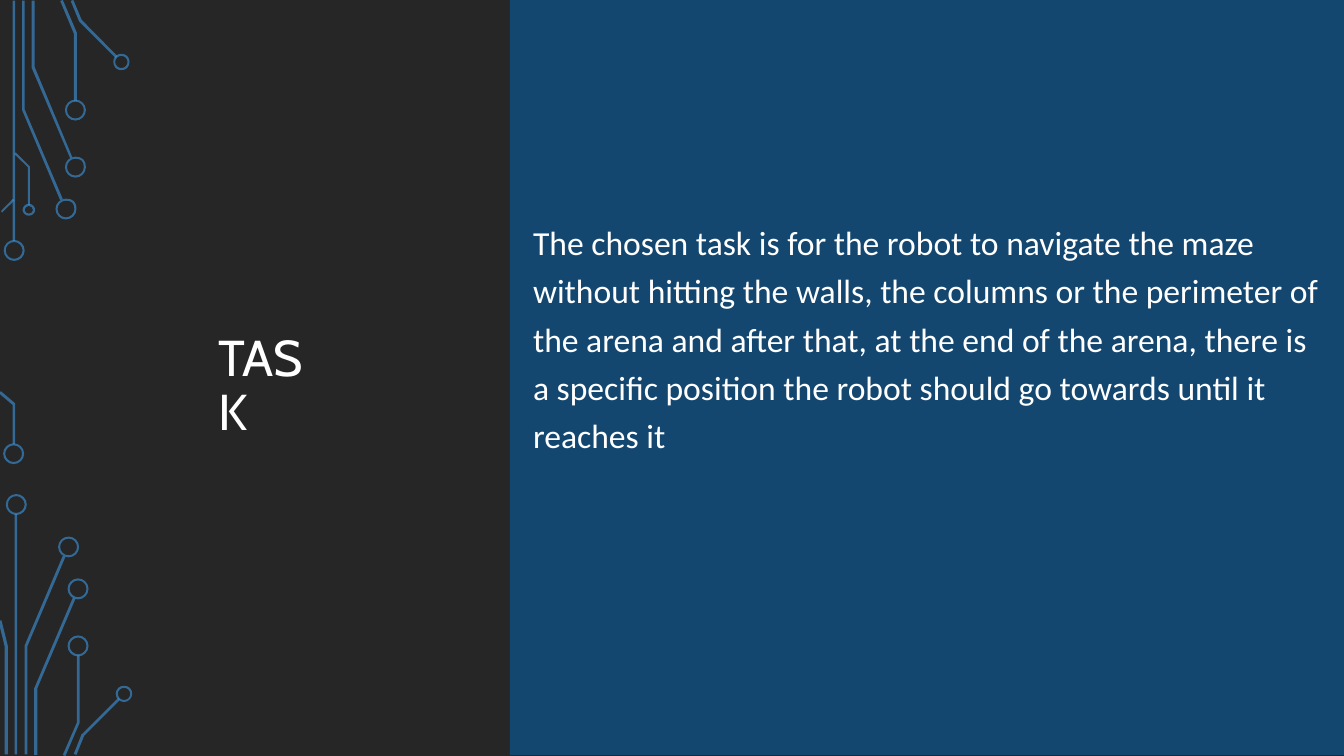
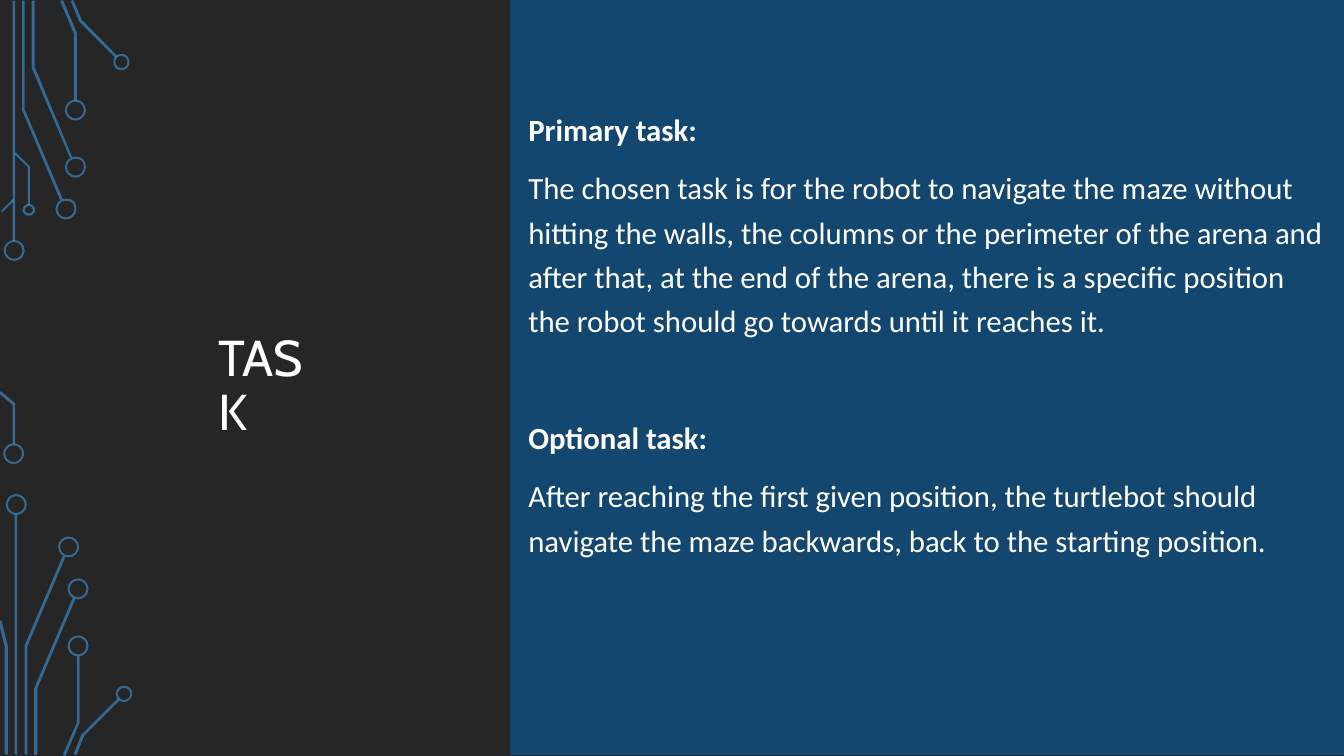
Before and after one commit to SSimuzzz/MobileRobotNavigation, a slide deck: slide 3 of Mini-Project/GroupK.pptx. Drawn at 1344x756 pixels with LibreOffice and Linux fonts; fonts in the diff are those of the drawing; background and template pictures are left out. Boxes give left, top, right and bottom in pixels: in the first picture for what was removed or moved away, otherwise in the second. Text is boxed around its words. In the diff, an @@ line names an element or a change of style, - is before the commit and + after.

```diff
--- a/Mini-Project/GroupK.pptx
+++ b/Mini-Project/GroupK.pptx
@@ text at (x1=528, y1=119, x2=1322, y2=558): text changed; size 24 to 22 pt @@
-The chosen task is for the robot to navigate the maze without hitting the walls, the columns or the perimeter of the arena and after that, at the end of the arena, there is a specific position the robot should go towards until it reaches it
+Primary task:
+The chosen task is for the robot to navigate the maze without hitting the walls, the columns or the perimeter of the arena and after that, at the end of the arena, there is a specific position the robot should go towards until it reaches it.
+Optional task:
+After reaching the first given position, the turtlebot should navigate the maze backwards, back to the starting position.
```
Also in this commit, not shown: 6 other slides changed, 1 slide added, 1 slide removed, 1 other file.
